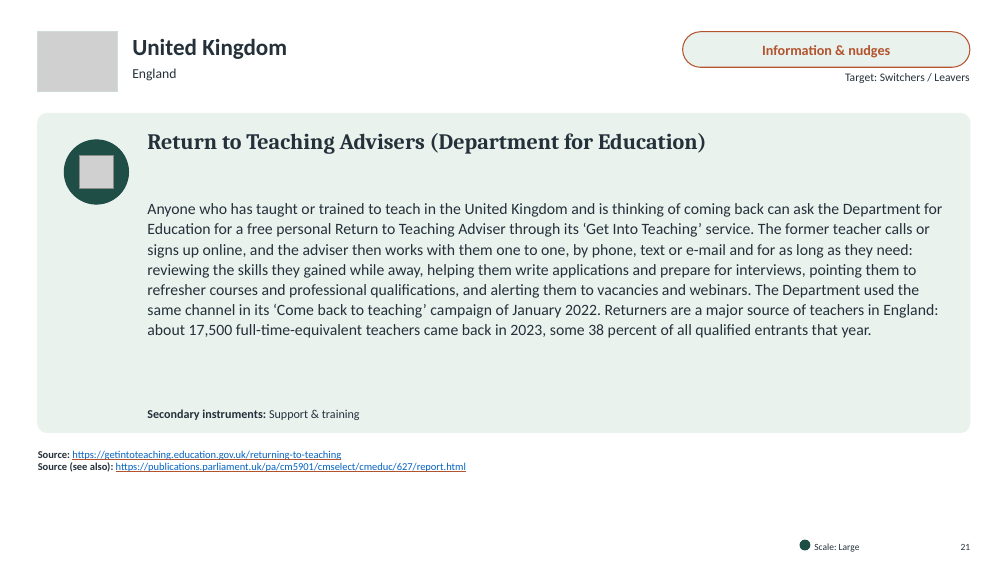
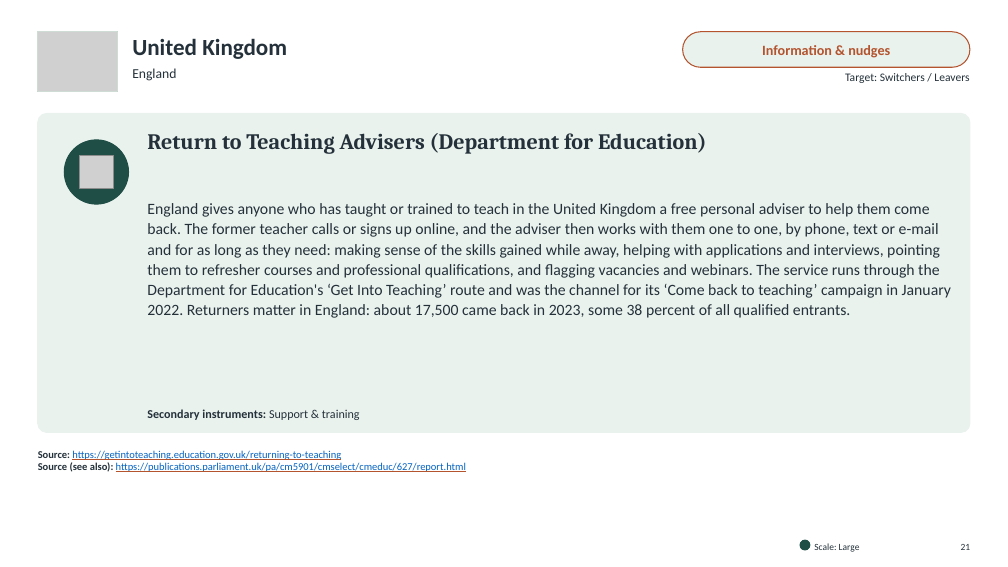
Before and after one commit to jedr1-ship-it/Alternative-Pathways----Quant, a slide deck: slide 21 of policies/Re-attracting_Former_Teachers.pptx. Drawn at 1008x567 pixels with LibreOffice and Linux fonts; fonts in the diff are those of the drawing; grey boxes stand for pictures. Boxes give left, top, right and bottom in pixels: in the first picture for what was removed or moved away, otherwise in the second. Text is boxed around its words. In the diff, an @@ line names an element or a change of style, - is before the commit and + after.

```diff
--- a/policies/Re-attracting_Former_Teachers.pptx
+++ b/policies/Re-attracting_Former_Teachers.pptx
@@ text at box(147, 203, 951, 318): text changed @@
-Anyone who has taught or trained to teach in the United Kingdom and is thinking of coming back can ask the Department for Education for a free personal Return to Teaching Adviser through its ‘Get Into Teaching’ service. The former teacher calls or signs up online, and the adviser then works with them one to one, by phone, text or e-mail and for as long as they need: reviewing the skills they gained while away, helping them write applications and prepare for interviews, pointing them to refresher courses and professional qualifications, and alerting them to vacancies and webinars. The Department used the same channel in its ‘Come back to teaching’ campaign of January 2022. Returners are a major source of teachers in England: about 17,500 full-time-equivalent teachers came back in 2023, some 38 percent of all qualified entrants that year.
+England gives anyone who has taught or trained to teach in the United Kingdom a free personal adviser to help them come back. The former teacher calls or signs up online, and the adviser then works with them one to one, by phone, text or e-mail and for as long as they need: making sense of the skills gained while away, helping with applications and interviews, pointing them to refresher courses and professional qualifications, and flagging vacancies and webinars. The service runs through the Department for Education's ‘Get Into Teaching’ route and was the channel for its ‘Come back to teaching’ campaign in January 2022. Returners matter in England: about 17,500 came back in 2023, some 38 percent of all qualified entrants.
```
Also in this commit, not shown: 29 other slides changed, 5 other files.
